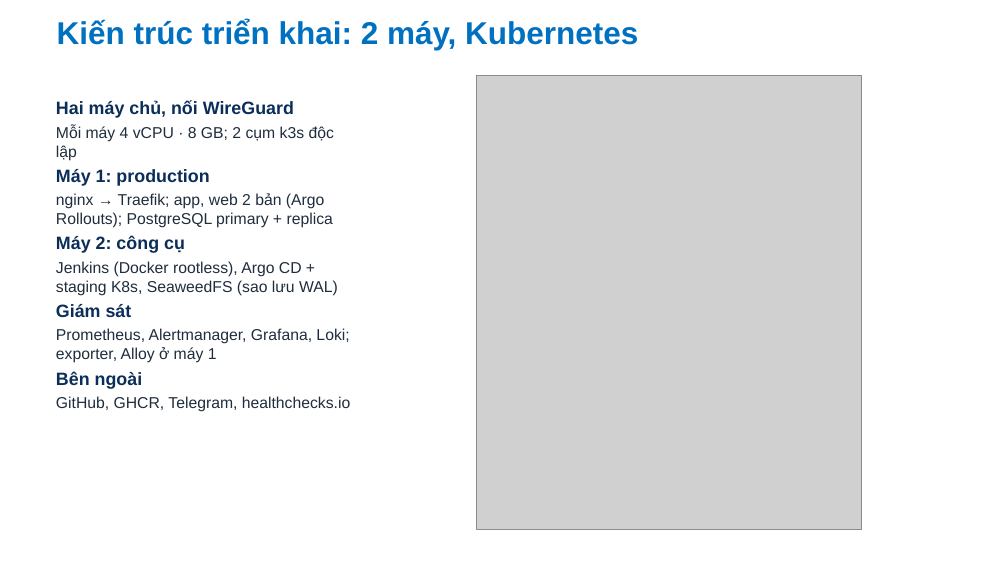
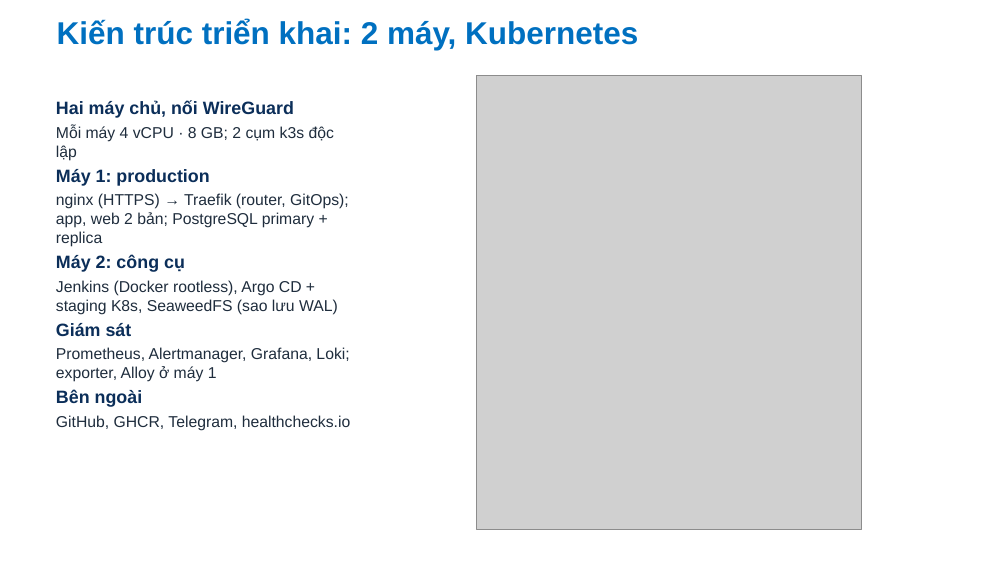
Before and after one commit to Anpham120/restaurant-management-system, a slide deck: slide 6 of docs/bao-cao/Slide_TrienKhaiPhanMem_AtlasRestaurant.pptx. Drawn at 1008x567 pixels with LibreOffice and Linux fonts; fonts in the diff are those of the drawing; grey boxes stand for pictures; background and template pictures are left out. Boxes give left, top, right and bottom in pixels: in the first picture for what was removed or moved away, otherwise in the second. Text is boxed around its words. In the diff, an @@ line names an element or a change of style, - is before the commit and + after.

```diff
--- a/docs/bao-cao/Slide_TrienKhaiPhanMem_AtlasRestaurant.pptx
+++ b/docs/bao-cao/Slide_TrienKhaiPhanMem_AtlasRestaurant.pptx
@@ text at [56,193,349,247]: text changed @@
-nginx → Traefik; app, web 2 bản (Argo Rollouts); PostgreSQL primary + replica
+nginx (HTTPS) → Traefik (router, GitOps); app, web 2 bản; PostgreSQL primary + replica
```
Also in this commit, not shown: 1 other slide changed, 2 other files.
